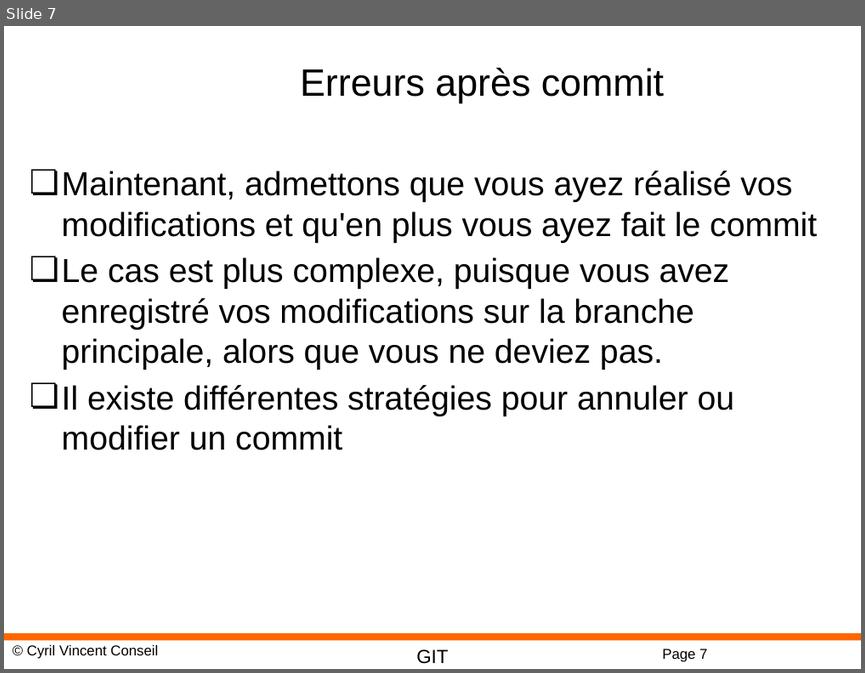
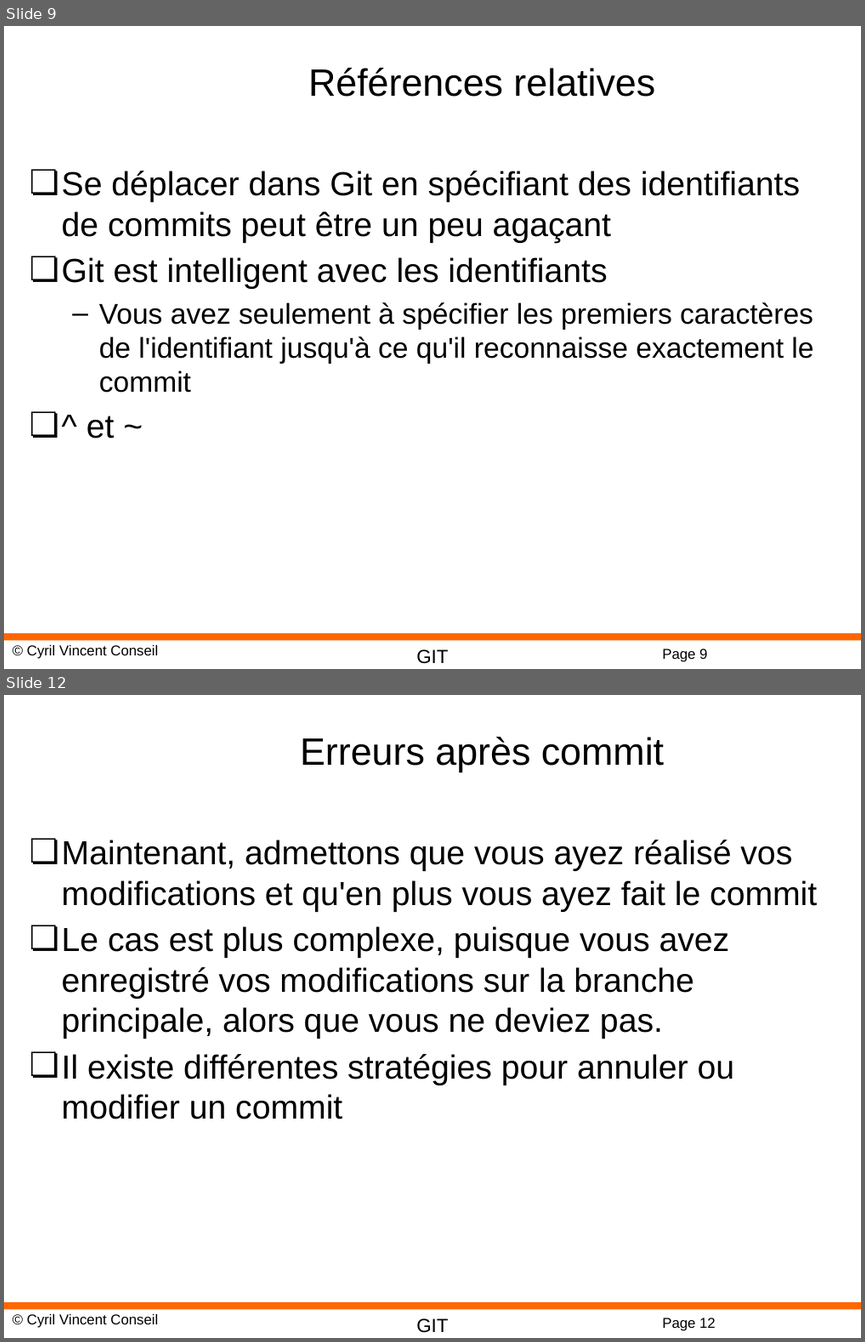
Before and after one commit to cyrilvincent/git, a slide deck: ppt/GIT05-Conflicts.pptx. Shown one above the other, each under a label of ours: slide 7 before the commit, slides 9 and 12 after it; the slides between them are not shown. The pictures are 865x673 and 865x1342 pixels, drawn with LibreOffice and Linux fonts; fonts in the diff are those of the drawing; background and template pictures are left out. Boxes give left, top, right and bottom in pixels: in the first picture for what was removed or moved away, otherwise in the second. Text is boxed around its words. In the diff, an @@ line names an element or a change of style, - is before the commit and + after.

```diff
--- a/ppt/GIT05-Conflicts.pptx
+++ b/ppt/GIT05-Conflicts.pptx
@@ slide 9 added at box(4, 26, 861, 669), background #FFFFFF; not listed: 4 template elements that a slide beside it also shows @@
@@ title added at box(308, 68, 655, 97), 32 pt, text #000000 @@
+Références relatives
@@ text added at box(62, 170, 813, 438), 28 pt, text #000000 @@
+❏ Se déplacer dans Git en spécifiant des identifiants de commits peut être un peu agaçant
+❏ Git est intelligent avec les identifiants
+  – Vous avez seulement à spécifier les premiers caractères de l'identifiant jusqu'à ce qu'il reconnaisse exactement le commit
+❏ ^ et ~
@@ what was slide 7 is now slide 12 @@
@@ page number at box(662, 1317, 715, 1331): text changed @@
-Page 7
+Page 12
```
Also in this commit, not shown: 1 slide changed, 6 other slides added, 3 other files.
